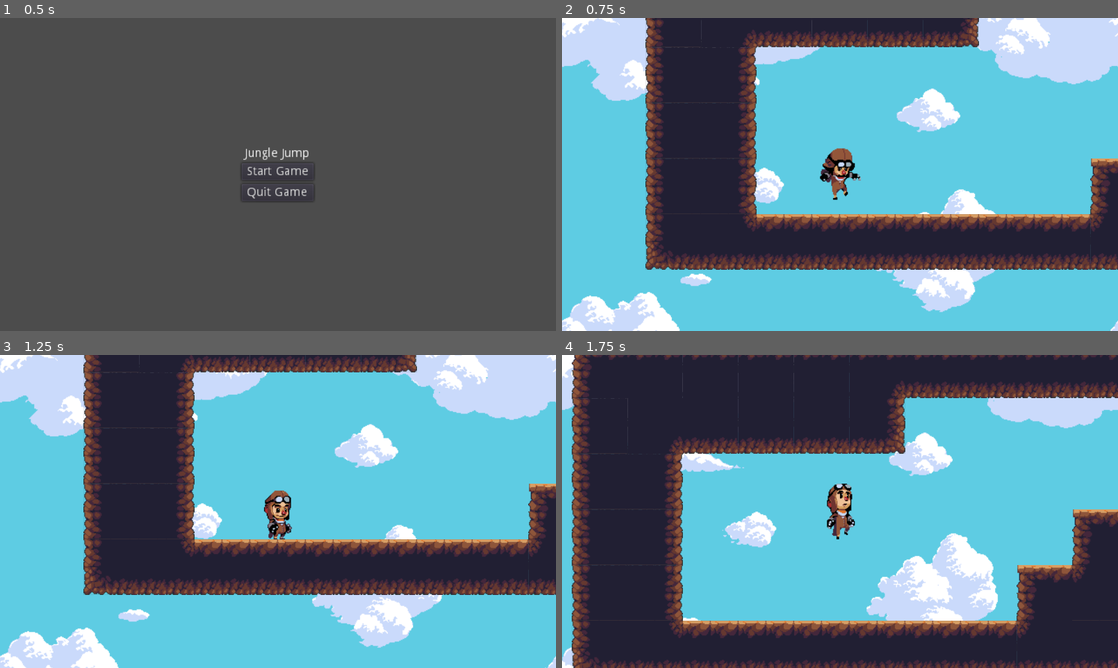
Above: before the commit, frames 1-4 (two rows, left to right).
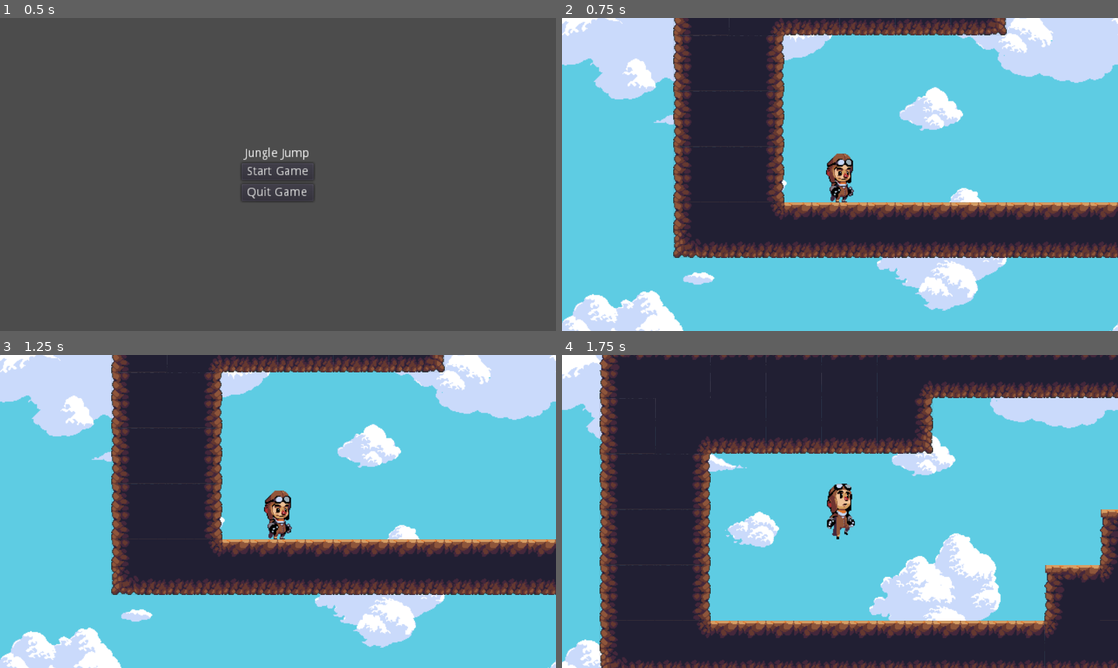
Above: after the commit, the same moments.

Repository: DigitalDenizen/Mini-Platformer-Game
Game: Godot game, scene res://StartMenu.tscn
Same seed, same stepped clock (60 frames per second), same inputs: the game is played once before the commit and once after it. The engine's default icon, where the game draws it, is replaced by a stand-in: a white triangle on a blue panel in a dark square.
Inputs:
- Up to frame 1 (0.5 s): no input
- Up to frame 2 (0.75 s): click "Start Game" at 0.5 s
- Up to frame 3 (1.25 s): no input
- Up to frame 4 (1.75 s): tap Enter at 1.25 s; hold Right (ui_right) from 1.28 s (still down); tap Up (ui_up) at 1.52 s

Frame 1 is identical in both runs. In frame 2, 28% of the frame differs, in the area x 0-100%, y 0-100%; in frame 3, 14%; in frame 4, 19%.

Commit message:
making modest changes to character and world settings

Diff:
--- a/Player.tscn
+++ b/Player.tscn
@@ -49,7 +49,7 @@
 
 [node name="AnimatedSprite" type="AnimatedSprite" parent="."]
 frames = SubResource( 1 )
-animation = "Idle"
+animation = "attack"
 
 [node name="CollisionShape2D" type="CollisionShape2D" parent="."]
 visible = false
--- a/World.tscn
+++ b/World.tscn
@@ -11,7 +11,7 @@
 [node name="World" type="Node" parent="."]
 
 [node name="Player" parent="World" instance=ExtResource( 1 )]
-position = Vector2( 96, 192 )
+position = Vector2( 64, 224 )
 
 [node name="TileMap" type="TileMap" parent="World"]
 tile_set = ExtResource( 2 )
